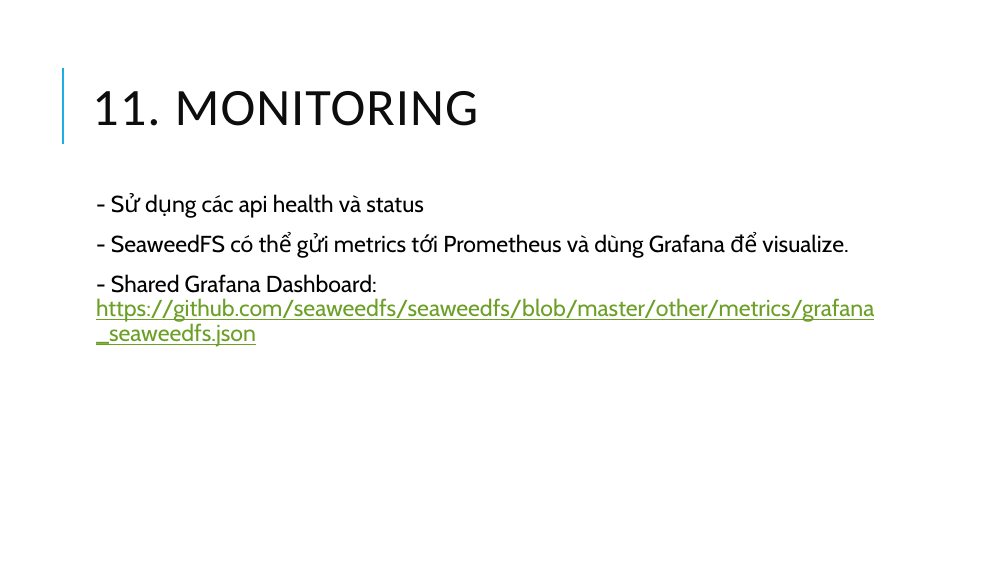
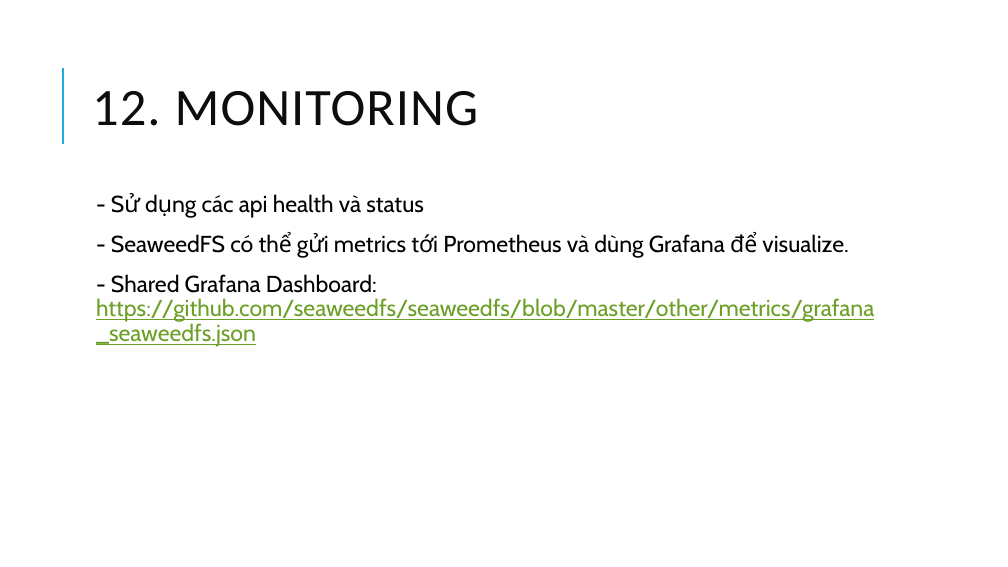
Before and after one commit to chi-org/seaweedfs-test, a slide deck: slide 22 of SeaweedFS_2.pptx (slide 21 before the commit). Drawn at 1008x567 pixels with LibreOffice and Linux fonts; fonts in the diff are those of the drawing. Boxes give left, top, right and bottom in pixels: in the first picture for what was removed or moved away, otherwise in the second. Text is boxed around its words. In the diff, an @@ line names an element or a change of style, - is before the commit and + after.

```diff
--- a/SeaweedFS_2.pptx
+++ b/SeaweedFS_2.pptx
@@ title at [92,91,479,126]: text changed @@
-11. MONITORING
+12. MONITORING
```
Also in this commit, not shown: 21 other slides changed, 1 slide added, 1 other file.
